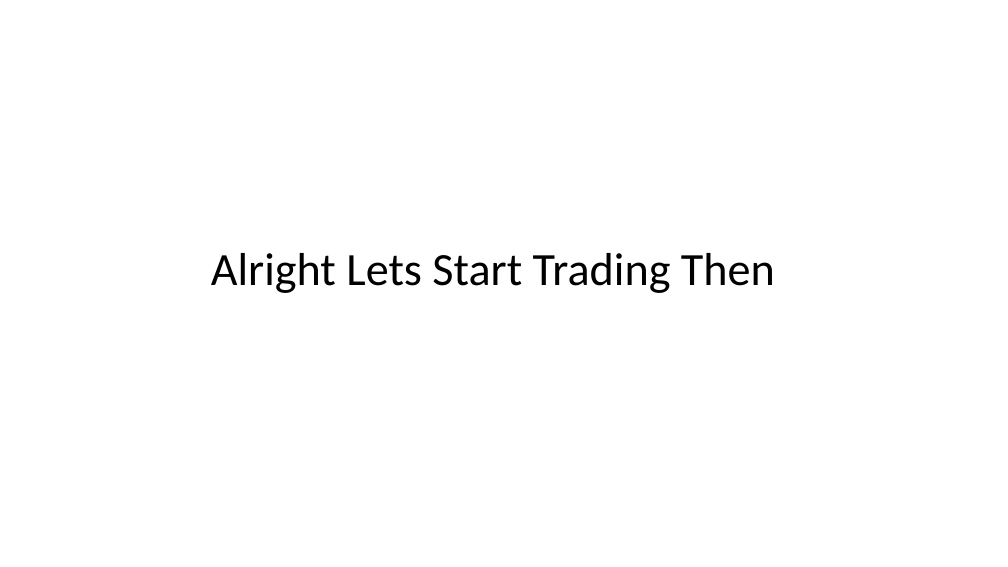
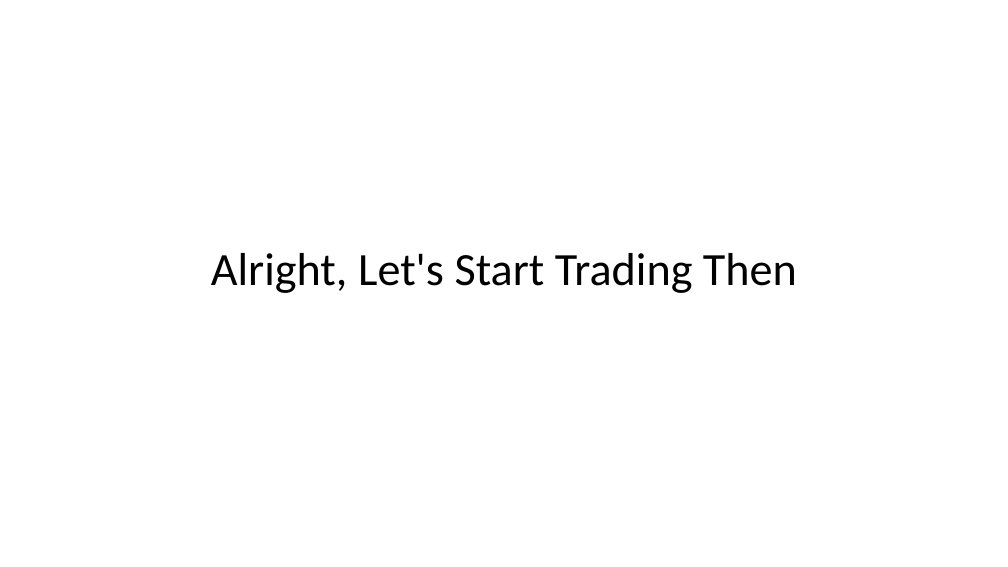
Before and after one commit to christy108/PATTERN_PROJECT_QUANT_WORKSHOP, a slide deck: slide 17 of Presentation/Presentation.pptx. Drawn at 1008x567 pixels with LibreOffice and Linux fonts; fonts in the diff are those of the drawing. Boxes give left, top, right and bottom in pixels: in the first picture for what was removed or moved away, otherwise in the second. Text is boxed around its words. In the diff, an @@ line names an element or a change of style, - is before the commit and + after.

```diff
--- a/Presentation/Presentation.pptx
+++ b/Presentation/Presentation.pptx
@@ title at <box>211,253,797,293</box>: text changed @@
-Alright Lets Start Trading Then
+Alright, Let's Start Trading Then
```
Also in this commit, not shown: 11 other slides changed, 17 slides added, 2 slides removed.
